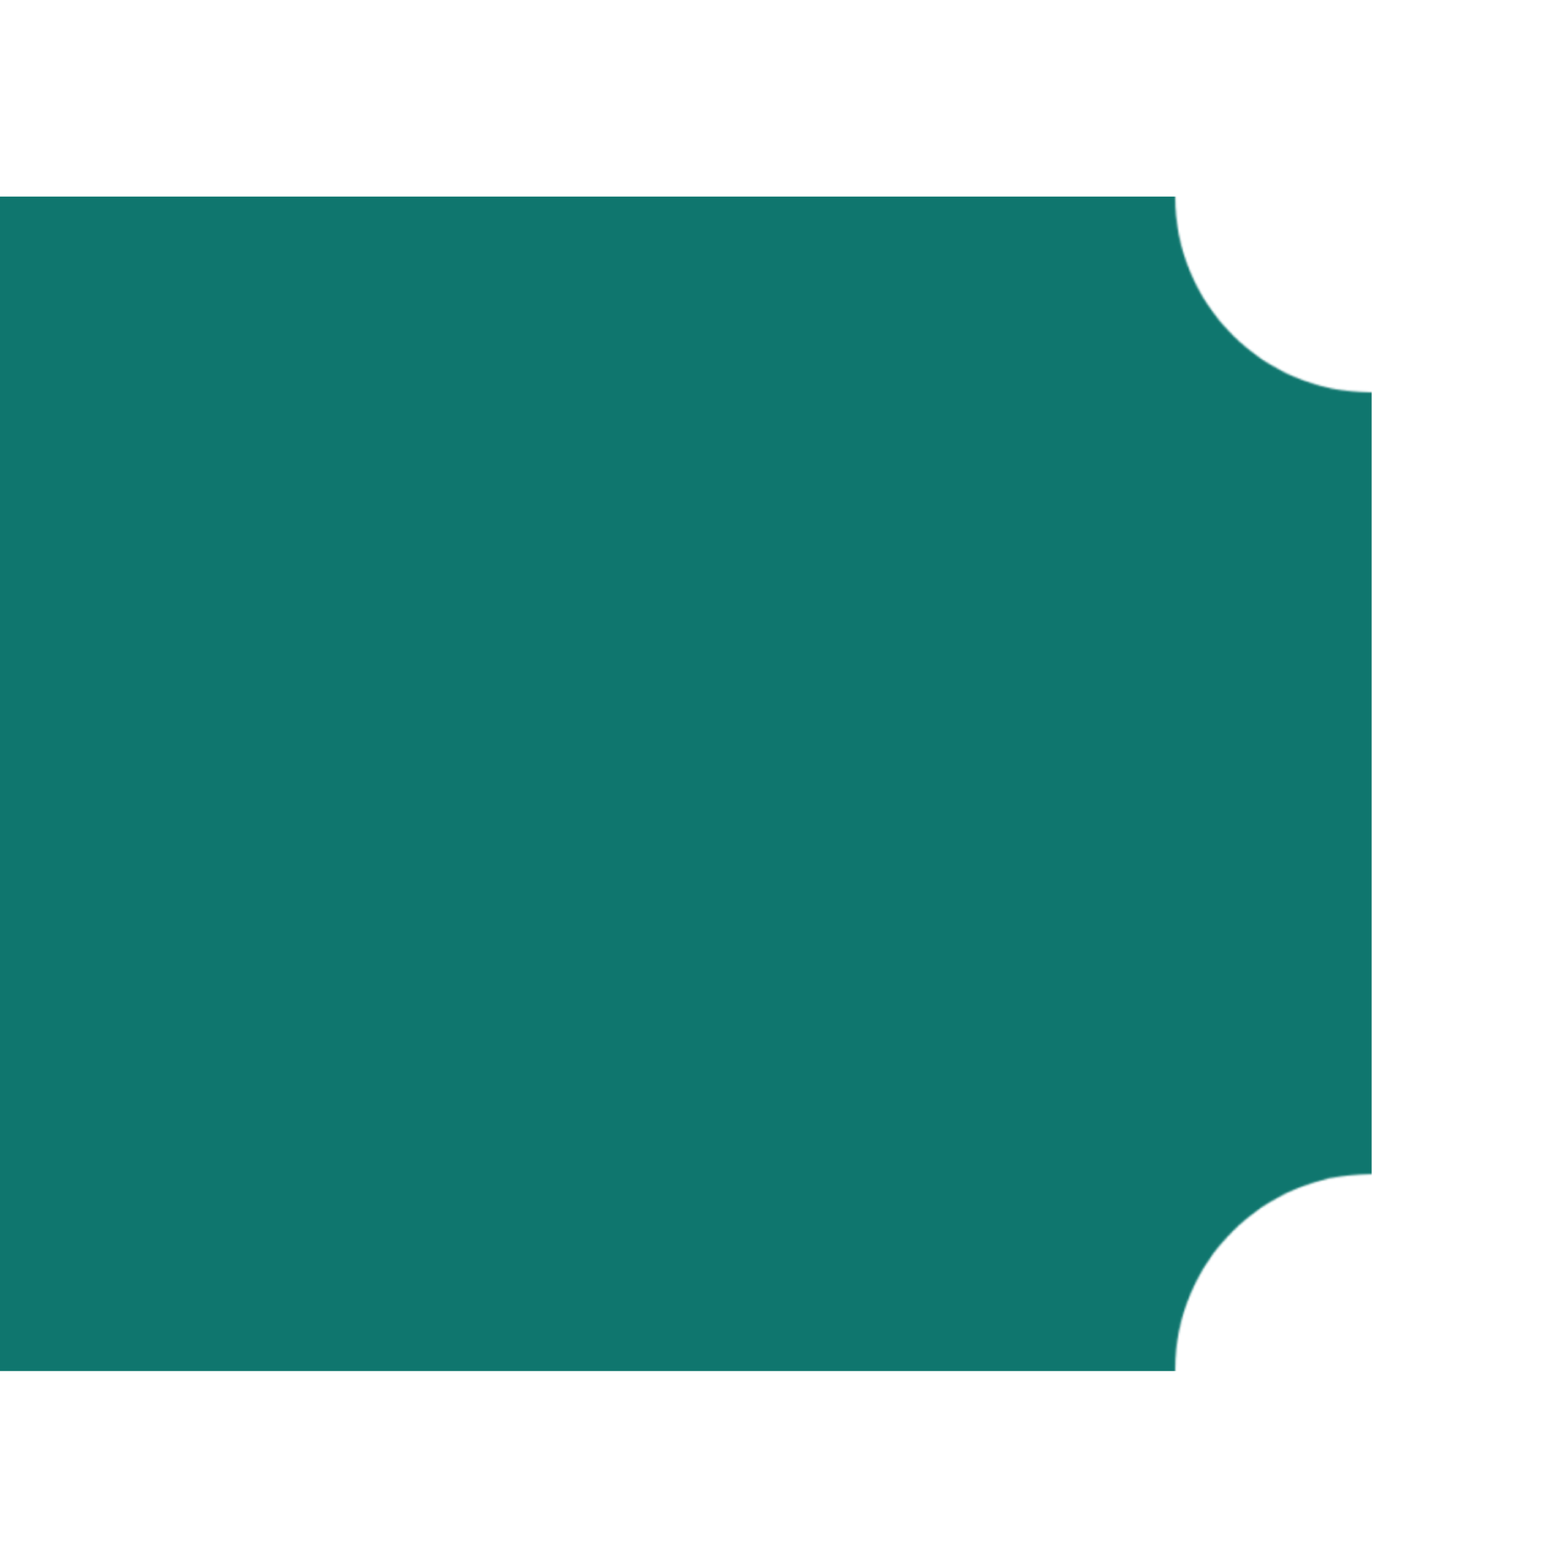
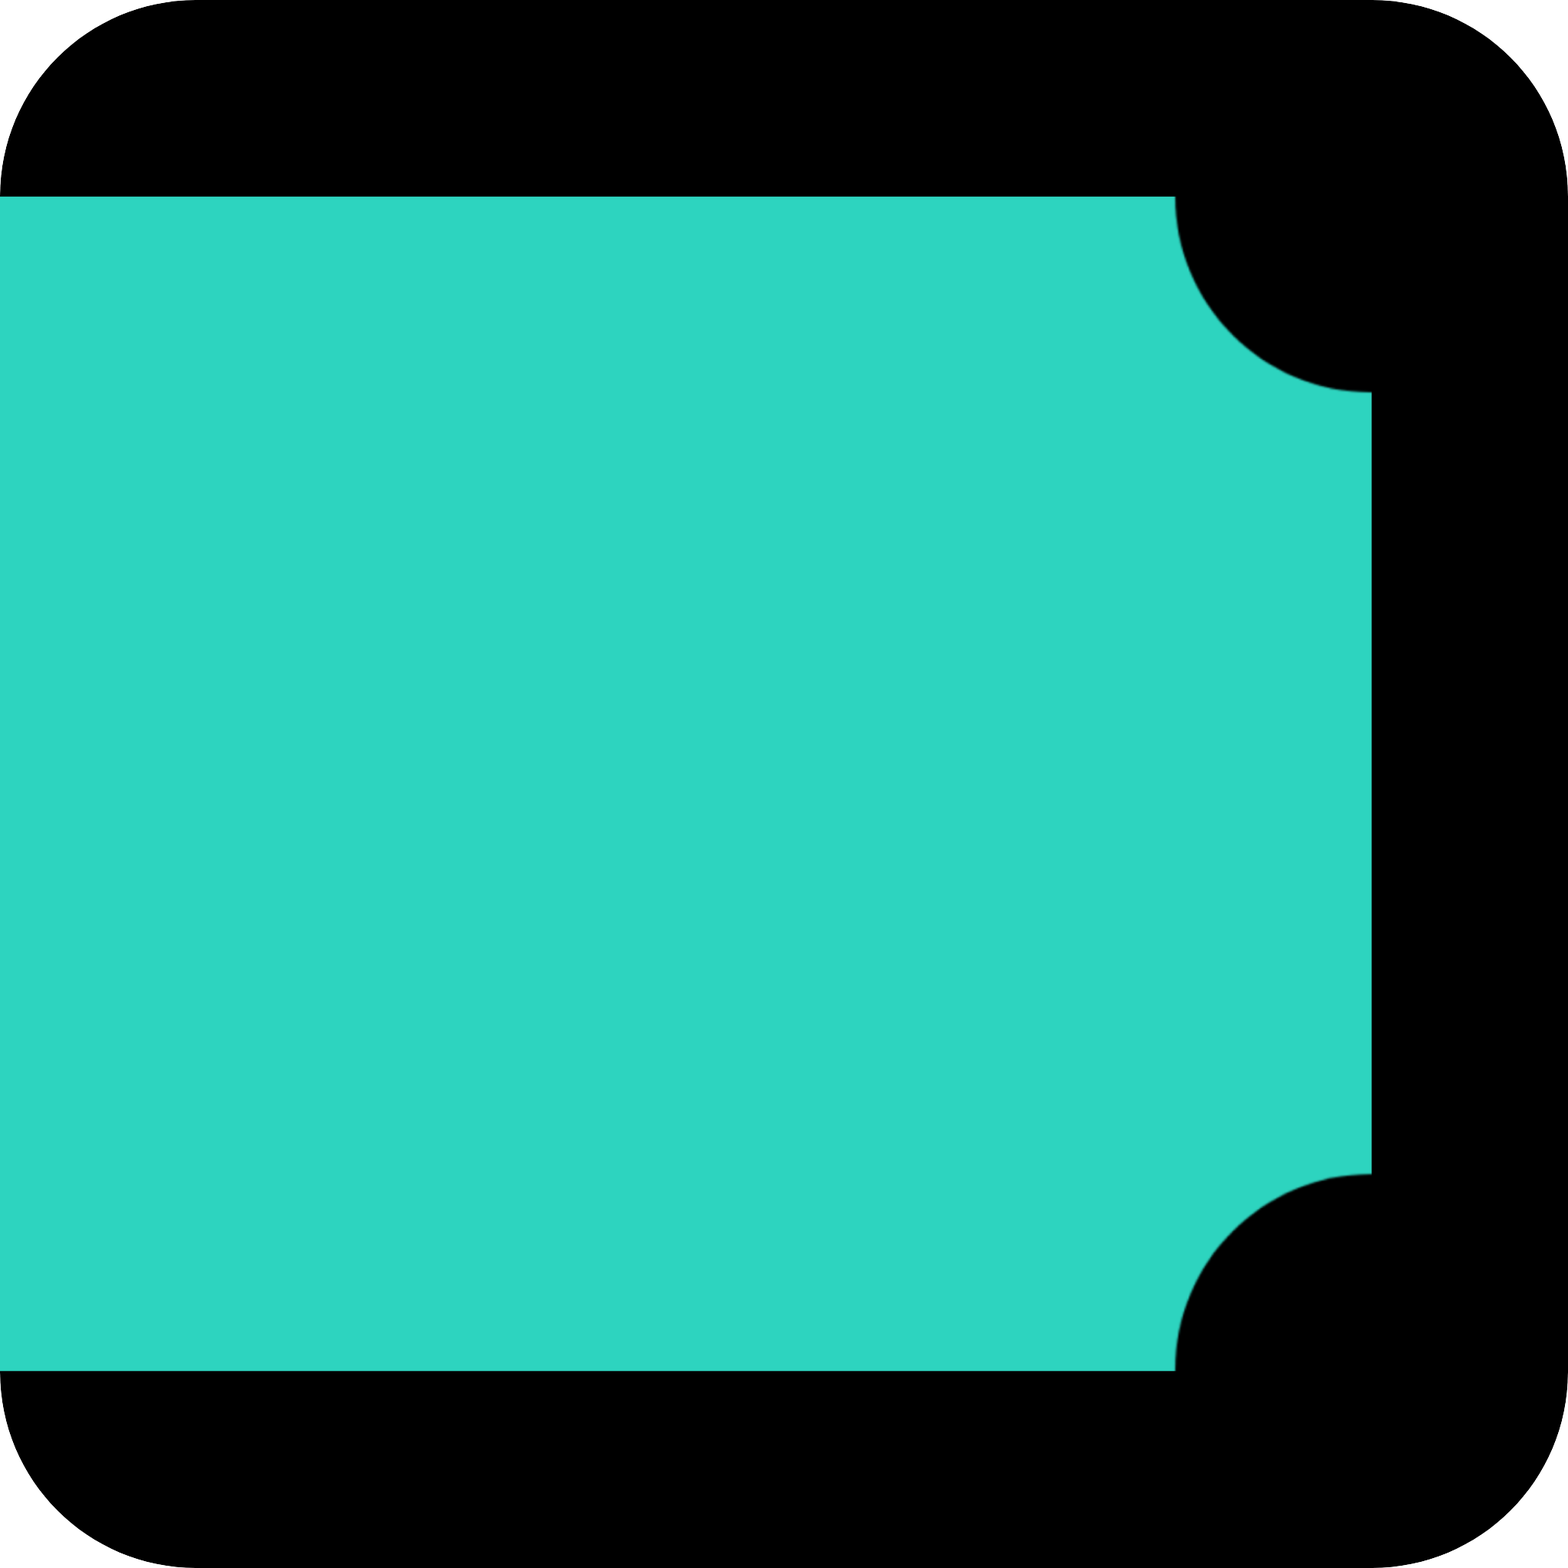
Layer changes from the first 1568x1568 image to the second:
pixels changed over [0, 0, 1568, 1568] (layer not identified)